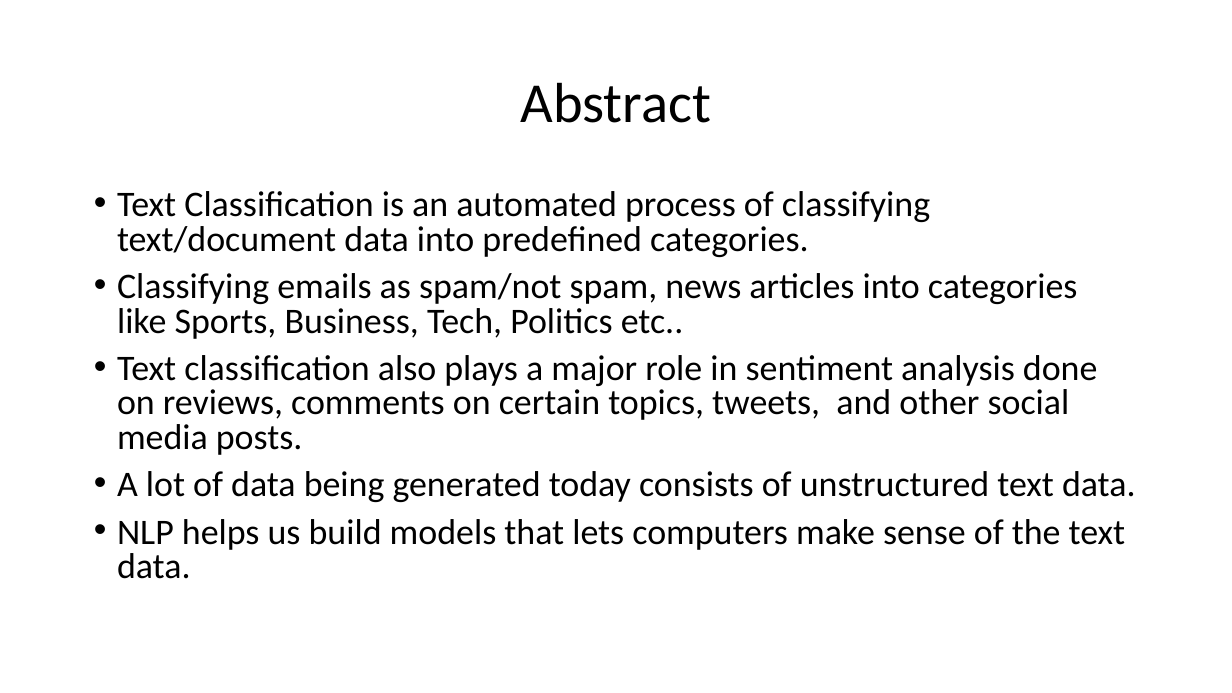
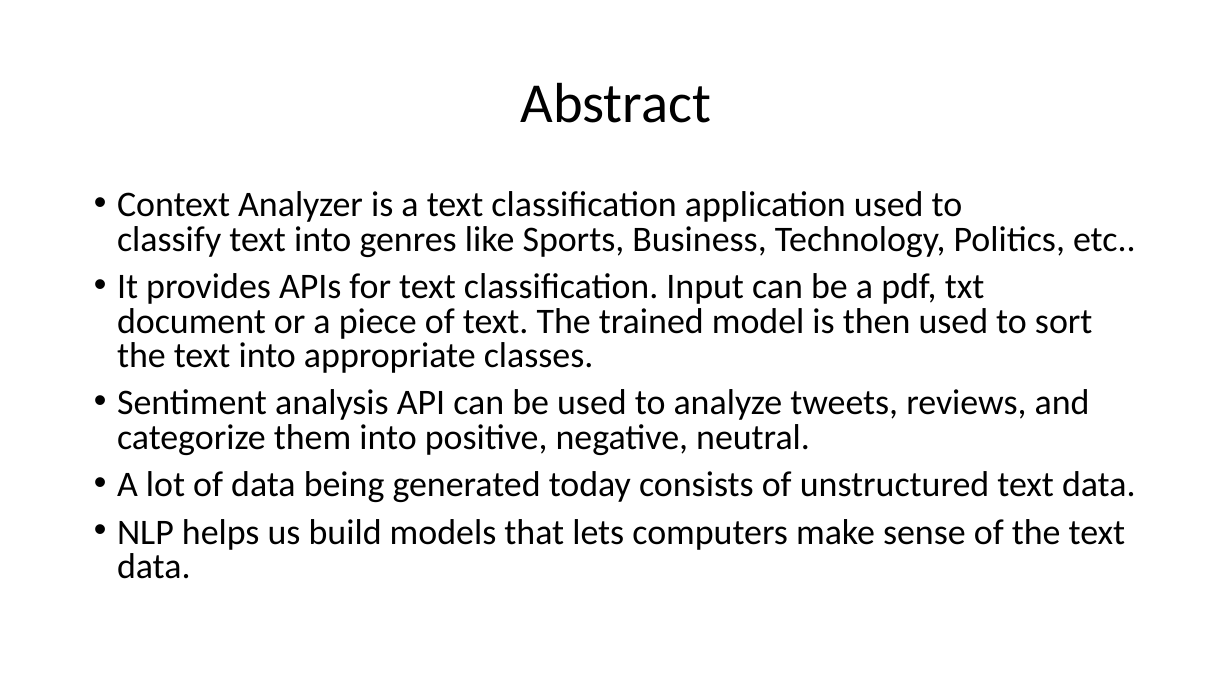
Before and after one commit to HarshaKy/text-classifier, a slide deck: slide 2 of docs/Presentation.pptx. Drawn at 1232x693 pixels with LibreOffice and Linux fonts; fonts in the diff are those of the drawing. Boxes give left, top, right and bottom in pixels: in the first picture for what was removed or moved away, otherwise in the second. Text is boxed around its words. In the diff, an @@ line names an element or a change of style, - is before the commit and + after.

Commit message:
updated ppt

```diff
--- a/docs/Presentation.pptx
+++ b/docs/Presentation.pptx
@@ text at (x1=117, y1=191, x2=1136, y2=455): text changed @@
-• Text Classification is an automated process of classifying text/document data into predefined categories.
-• Classifying emails as spam/not spam, news articles into categories like Sports, Business, Tech, Politics etc..
-• Text classification also plays a major role in sentiment analysis done on reviews, comments on certain topics, tweets, and other social media posts.
+• Context Analyzer is a text classification application used to classify text into genres like Sports, Business, Technology, Politics, etc..
+• It provides APIs for text classification. Input can be a pdf, txt document or a piece of text. The trained model is then used to sort the text into appropriate classes.
+• Sentiment analysis API can be used to analyze tweets, reviews, and categorize them into positive, negative, neutral.
```
Also in this commit, not shown: 4 other slides changed, 5 slides added.
